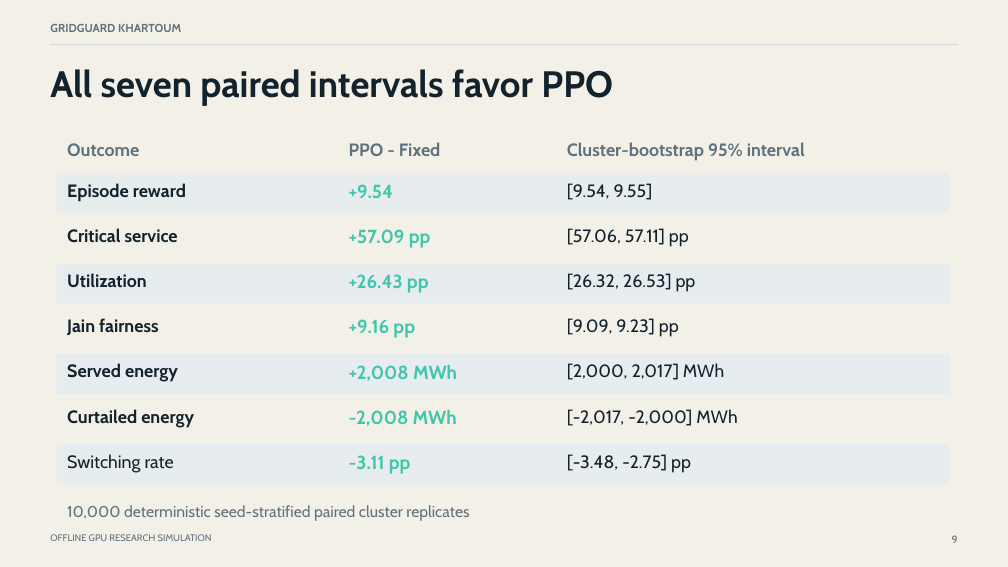
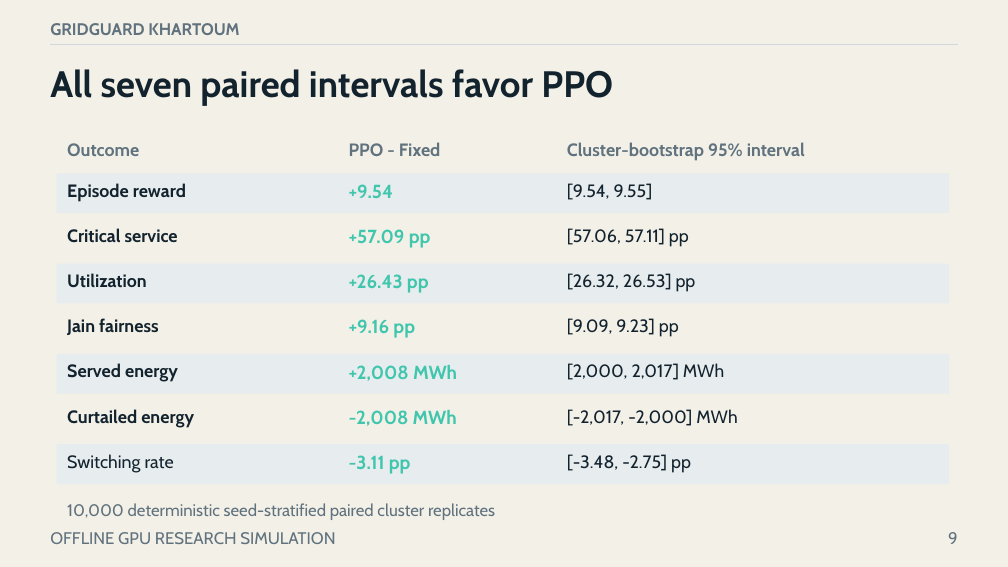
Before and after one commit to boomout2012-afk/gridguard-khartoum, a slide deck: slide 9 of output/presentation/gridguard-khartoum-defense.pptx. Drawn at 1008x567 pixels with LibreOffice and Linux fonts; fonts in the diff are those of the drawing. Boxes give left, top, right and bottom in pixels: in the first picture for what was removed or moved away, otherwise in the second. Text is boxed around its words. In the diff, an @@ line names an element or a change of style, - is before the commit and + after.

```diff
--- a/output/presentation/gridguard-khartoum-defense.pptx
+++ b/output/presentation/gridguard-khartoum-defense.pptx
@@ text "GRIDGUARD KHARTOUM" at (x1=50, y1=23, x2=239, y2=35): size 11 to 16 pt @@
@@ text "10,000 deterministic seed-stratified paired cluster ..." at (x1=67, y1=503, x2=495, y2=520): size 15 to 16 pt @@
@@ text "OFFLINE GPU RESEARCH SIMULATION" at (x1=50, y1=532, x2=335, y2=544): size 9 to 16 pt @@
@@ text "9" at (x1=948, y1=532, x2=958, y2=544): size 10 to 16 pt @@
```
Also in this commit, not shown: 11 other slides changed.
